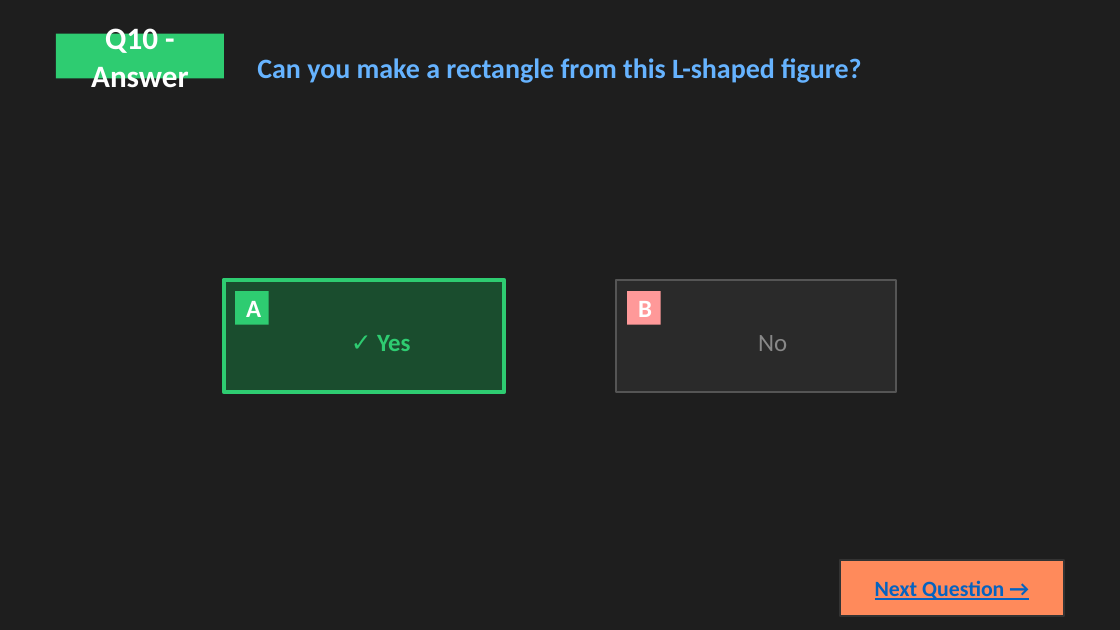
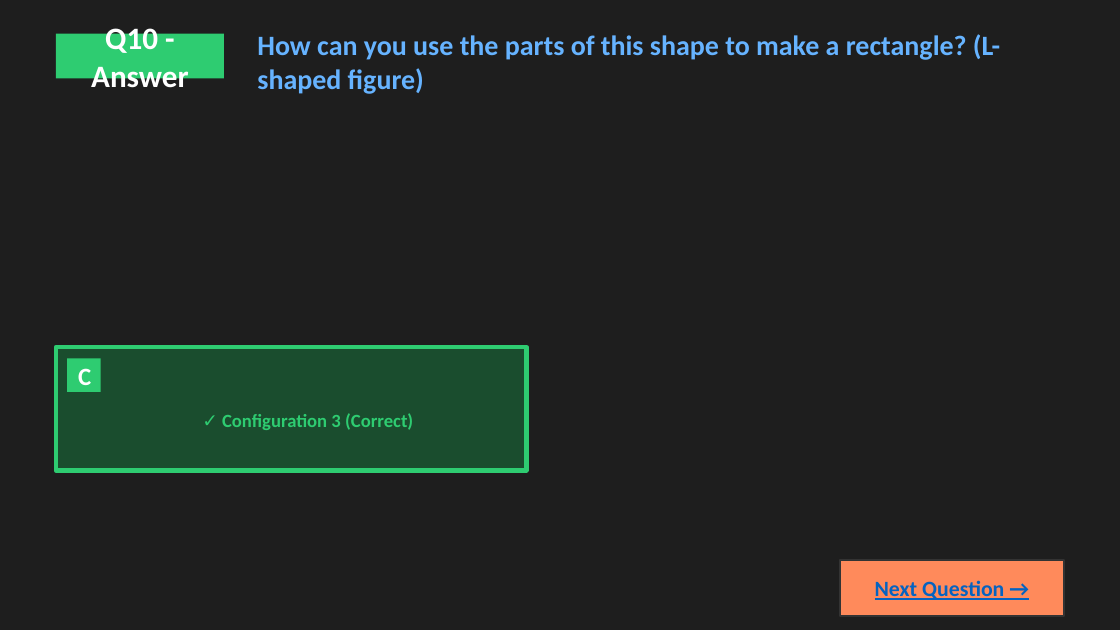
Before and after one commit to Regalx1/Math1-Quiz-Powerpoint, a slide deck: slide 20 of math-shapes-quiz-complete.pptx. Drawn at 1120x630 pixels with LibreOffice and Linux fonts; fonts in the diff are those of the drawing. Boxes give left, top, right and bottom in pixels: in the first picture for what was removed or moved away, otherwise in the second. Text is boxed around its words. In the diff, an @@ line names an element or a change of style, - is before the commit and + after.

```diff
--- a/math-shapes-quiz-complete.pptx
+++ b/math-shapes-quiz-complete.pptx
@@ text at <box>257,34,1000,94</box>: text changed @@
-Can you make a rectangle from this L-shaped figure?
+How can you use the parts of this shape to make a rectangle? (L-shaped figure)
@@ rectangle removed at <box>235,291,269,325</box> @@
-A
@@ rectangle removed at <box>616,280,896,392</box> @@
@@ rectangle removed at <box>627,291,661,325</box> @@
-B
@@ rectangle: place and size @@
-rectangle at <box>224,280,504,392</box>
+rectangle at <box>56,347,526,470</box>
@@ rectangle added at <box>67,358,101,392</box>, fill #2ECC71, 16 pt, text #FFFFFF, bold @@
+C
@@ text removed at <box>377,335,410,351</box> @@
-✓ Yes
@@ text removed at <box>758,335,787,351</box> @@
-No
@@ text added at <box>222,413,413,430</box>, 12 pt, text #2ECC71, bold @@
+✓ Configuration 3 (Correct)
```
Also in this commit, not shown: 14 other slides changed, 2 slides added, 2 slides removed, 1 other file.
